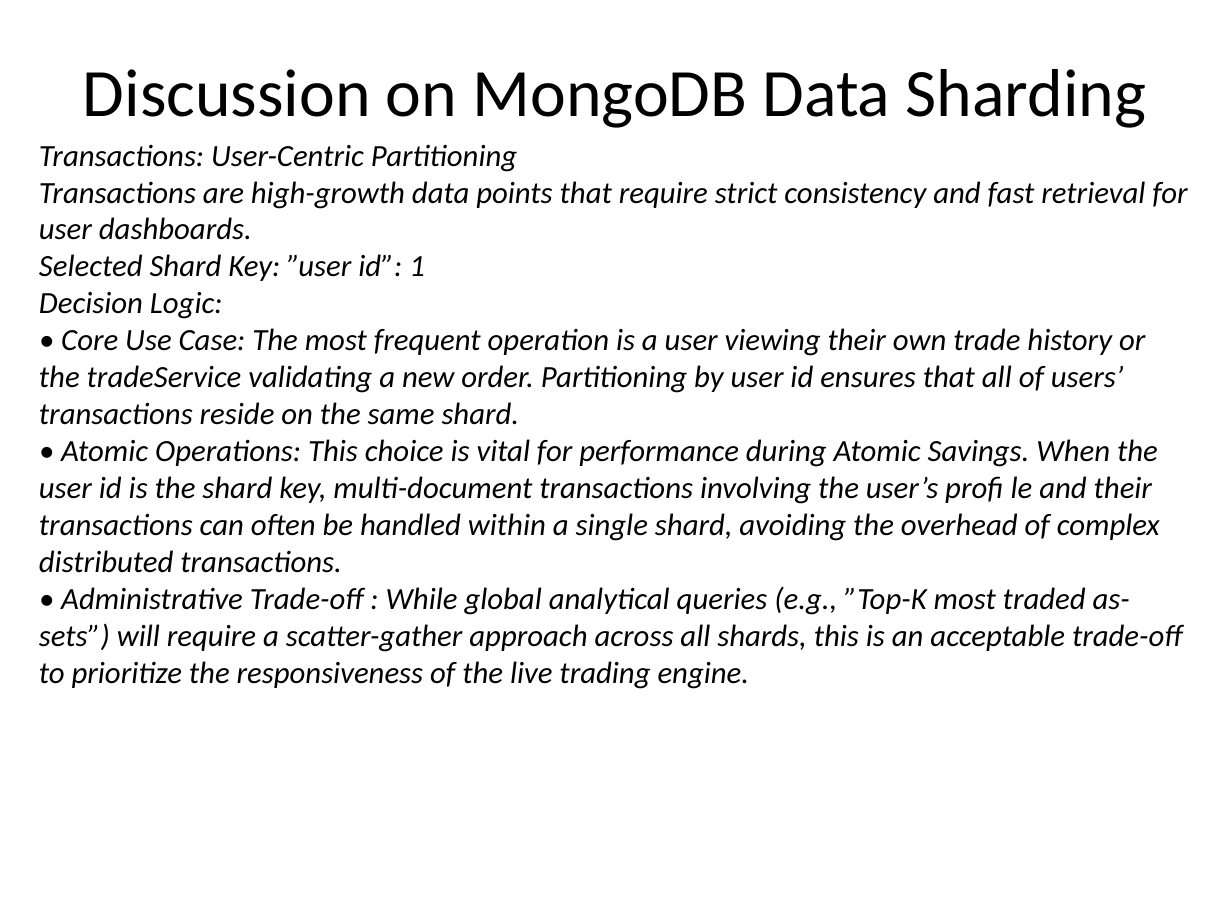
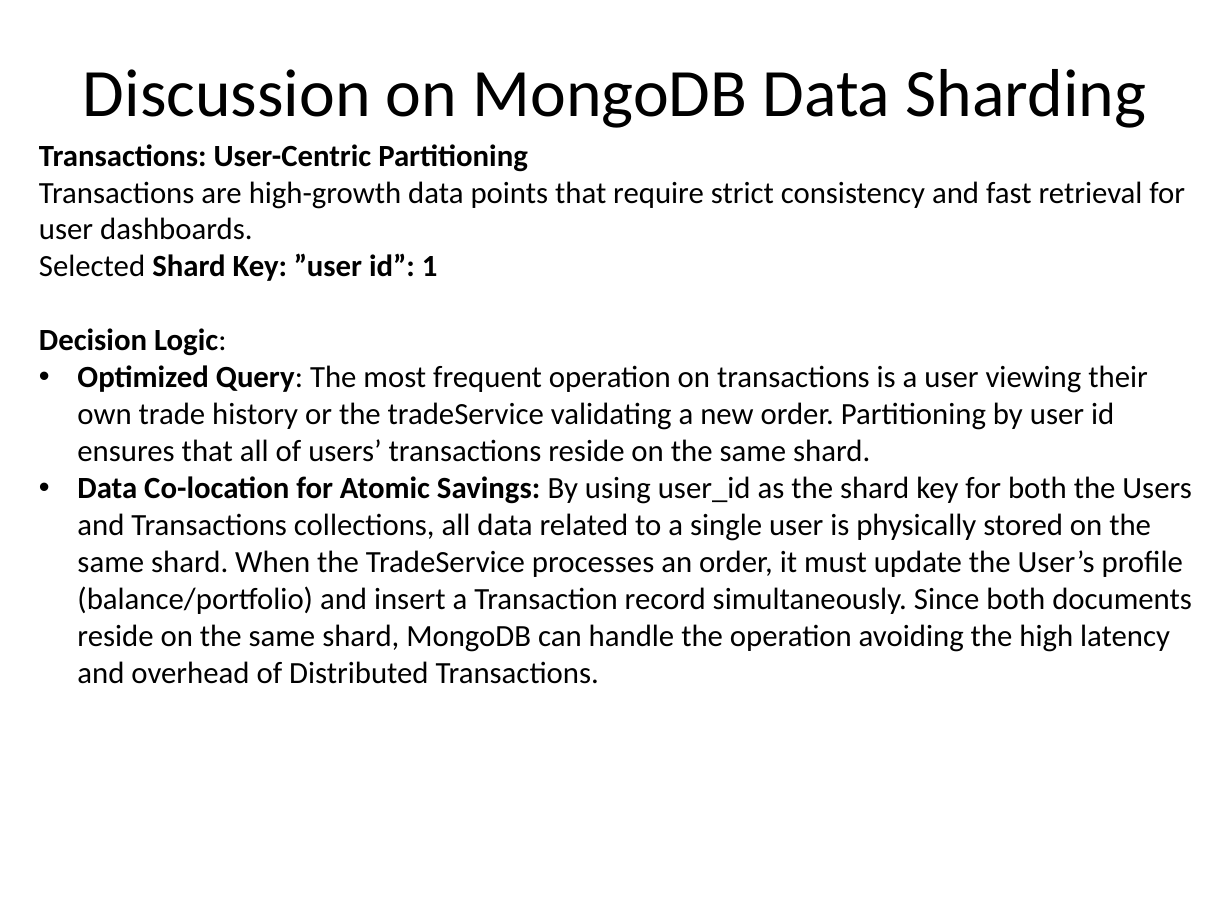
Before and after one commit to Arzazrel/Project_LSMSDB_25, a slide deck: slide 35 of documentation/Project_Presentation_MyFuture_Diana.pptx (slide 23 before the commit). Drawn at 1232x924 pixels with LibreOffice and Linux fonts; fonts in the diff are those of the drawing; background and template pictures are left out. Boxes give left, top, right and bottom in pixels: in the first picture for what was removed or moved away, otherwise in the second. Text is boxed around its words. In the diff, an @@ line names an element or a change of style, - is before the commit and + after.

```diff
--- a/documentation/Project_Presentation_MyFuture_Diana.pptx
+++ b/documentation/Project_Presentation_MyFuture_Diana.pptx
@@ text at (39,144,1185,356): bold on in "Transactions: User-Centric Partitioning", "Shard Key: ”user id”: 1", "Decision Logic:"; italic off in "Transactions: User-Centric Partitioning", "Transactions are high-growth data points that require ...", "user dashboards.", "Selected Shard Key: ”user id”: 1" and 1 more places @@
@@ text at (77,365,1192,684): text changed; italic off @@
-• Core Use Case: The most frequent operation is a user viewing their own trade history or
-the tradeService validating a new order. Partitioning by user id ensures that all of users’
-transactions reside on the same shard.
-• Atomic Operations: This choice is vital for performance during Atomic Savings. When the
-user id is the shard key, multi-document transactions involving the user’s profi le and their
-transactions can often be handled within a single shard, avoiding the overhead of complex
-distributed transactions.
-• Administrative Trade-off : While global analytical queries (e.g., ”Top-K most traded as-
-sets”) will require a scatter-gather approach across all shards, this is an acceptable trade-off
-to prioritize the responsiveness of the live trading engine.
+• Optimized Query: The most frequent operation on transactions is a user viewing their own trade history or the tradeService validating a new order. Partitioning by user id ensures that all of users’ transactions reside on the same shard.
+• Data Co-location for Atomic Savings: By using user_id as the shard key for both the Users and Transactions collections, all data related to a single user is physically stored on the same shard. When the TradeService processes an order, it must update the User’s profile (balance/portfolio) and insert a Transaction record simultaneously. Since both documents reside on the same shard, MongoDB can handle the operation avoiding the high latency and overhead of Distributed Transactions.
```
Also in this commit, not shown: 6 other slides changed, 37 slides added, 19 slides removed, 2 other files.
